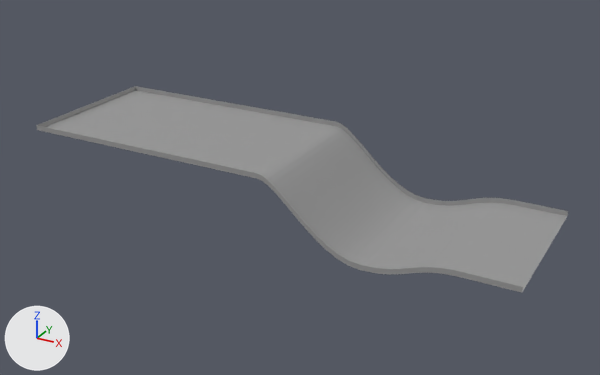
Renders of the FBX model Assets/Models/Tracks/RampDown.fbx from each side of a commit.
Both versions are drawn from a 50 mm camera at (-32.5, -29.1, 51.1) aimed at (-78.4, 54.3, 9.4). Every picture has the same lights, and +X, +Y and +Z are marked at lower left.
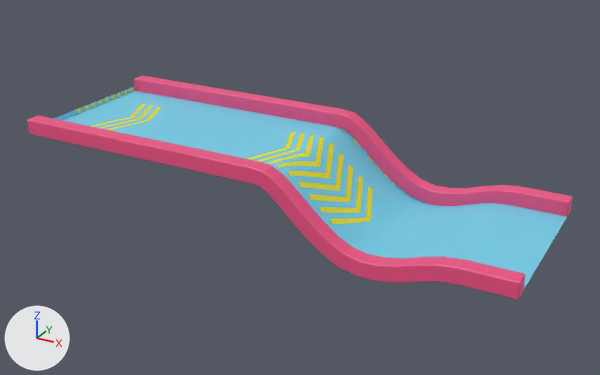
The newer file is also turned or shifted as a whole; pictures and numbers use the older file's frame.

Diff of the bpy script that builds the scene:
```diff
--- a/Assets/Models/Tracks/RampDown.fbx.py
+++ b/Assets/Models/Tracks/RampDown.fbx.py
@@ img_ramptexture_png @@
+img_ramptexture_png = load_image('RampTexture.png', '_unpacked/RampTexture.png', 1024, 1024, 'sRGB')
@@ mat_put @@
 mat_put = principled_material('Put')
-mat_put.base_color = (0.317, 0.317, 0.317)  # grey #999999
+mat_put.texture = img_ramptexture_png  # with its transparency
@@ mat_ivice @@
+mat_ivice = principled_material('Ivice')
+mat_ivice.base_color = (0.863, 0.0865, 0.235)  # pink #ef5385
@@ me_plane_006 @@
 me_plane_006.from_pydata(...)  # 16895 vertices, 16638 faces; spans x -42.2..22.1, y -10.0..10.0, z -4.1..4.8
 # used by ob_plane_003; location = (-69.76, 54.23, 10.26)
+# me_plane_006 part 1: texture (UV) coordinates of 16638 of 16638 faces, centred in x -42.2..21.9, y -10.0..10.0, z -4.1..4.5, changed; they spanned u 0.0..1.0, v 0.02..1.0 and now span u 0.0..1.0, v 0.34..0.66
 me_plane_006.materials.append(mat_put)
@@ me_cube_016 @@
+me_cube_016.from_pydata(...)  # 208 vertices, 210 faces; spans x -38.7..25.6, y -1.0..1.0, z -5.9..4.3
+me_cube_016.materials.append(mat_ivice)  # pink #ef5385
@@ me_cube_015 @@
+me_cube_015.from_pydata(...)  # 208 vertices, 210 faces; spans x -38.7..25.6, y -1.0..1.0, z -5.9..4.3
+me_cube_015.materials.append(mat_ivice)  # pink #ef5385
@@ ob_cube_014 @@
+ob_cube_014 = bpy.data.objects.new('Cube.014', me_cube_016)
+ob_cube_014.location = (-73.28, 43.74, 12.01)
@@ ob_cube_013 @@
+ob_cube_013 = bpy.data.objects.new('Cube.013', me_cube_015)
+ob_cube_013.location = (-73.28, 65.02, 12.01)
```

Where the change shows, as pixel boxes [x1, y1, x2, y2] in the pictures (600 x 375 px):
'Plane.003', surface changed (grey to cyan): [36, 86, 568, 293] in both
'Cube.014', added (pink): after [27, 116, 525, 300]
'Cube.013', added: after [134, 76, 573, 217]
part 1 of me_plane_006, surface changed (grey to cyan): before [36, 86, 568, 293]; after [53, 86, 567, 289]
